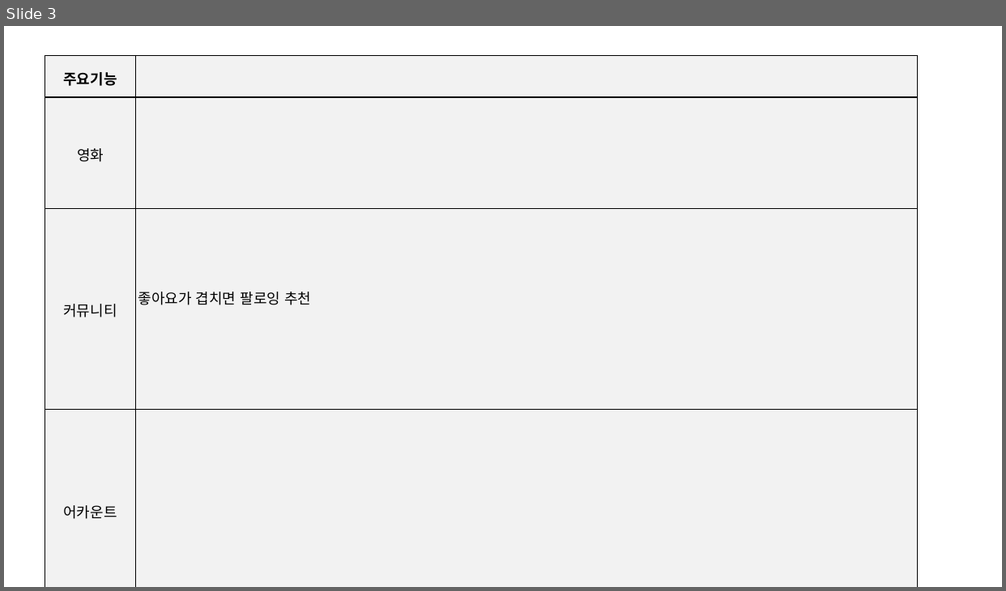
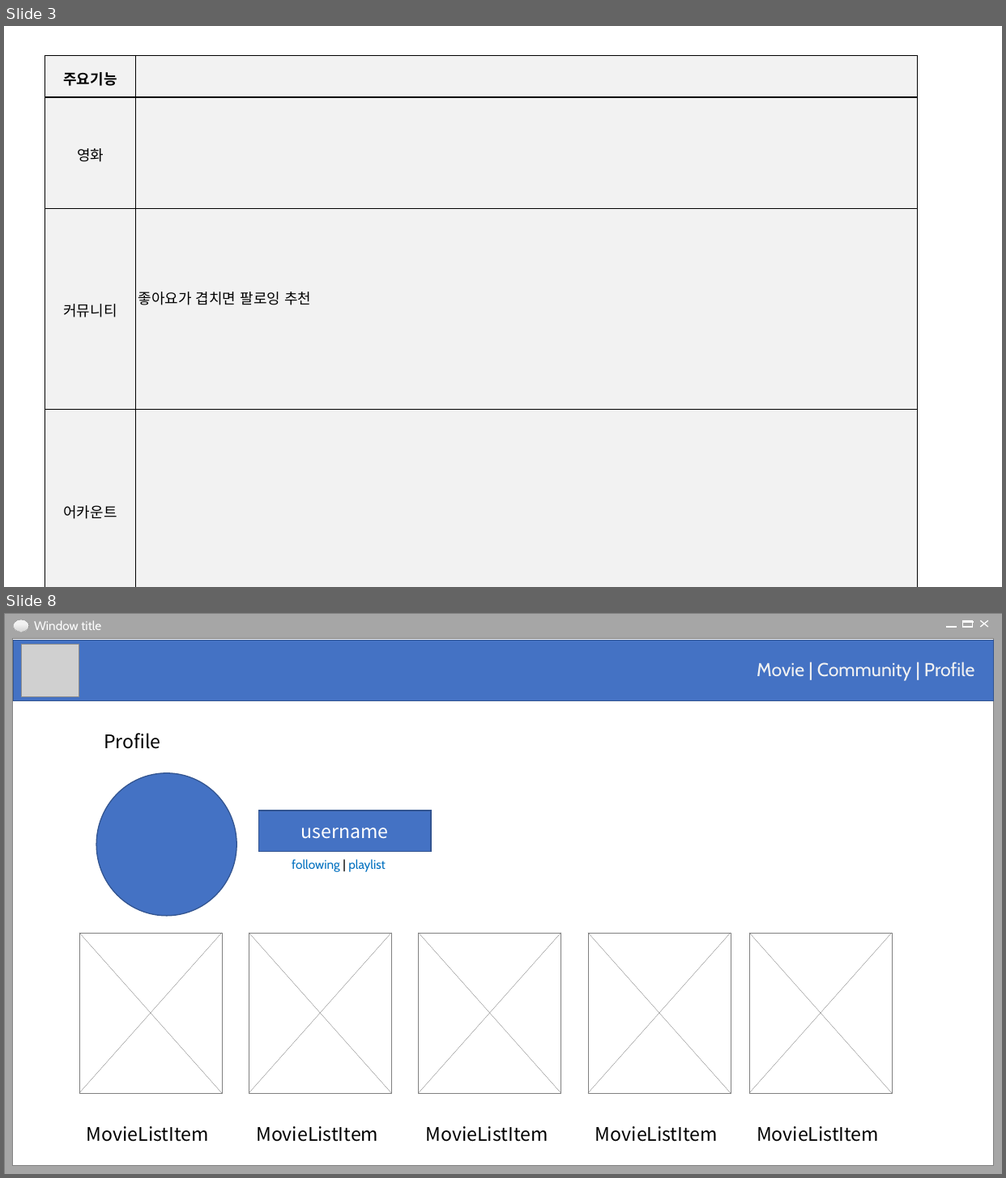
Before and after one commit to Whitepaperone/MovieConstellation, a slide deck: readme.pptx. Shown one above the other, each under a label of ours: slide 3 before the commit, slides 3 and 8 after it; the slides between them are not shown. The pictures are 1006x591 and 1006x1178 pixels, drawn with LibreOffice and Linux fonts; fonts in the diff are those of the drawing; grey boxes stand for pictures. Boxes give left, top, right and bottom in pixels: in the first picture for what was removed or moved away, otherwise in the second. Text is boxed around its words. In the diff, an @@ line names an element or a change of style, - is before the commit and + after.

```diff
--- a/readme.pptx
+++ b/readme.pptx
@@ slide 8 added at (4,613,1002,1174), background #FFFFFF @@
@@ group added at (4,613,1002,1174): 5 rectangles, 2 lines, 1 text, 1 ellipse @@
+Window title
@@ rectangle added at (13,640,994,700), fill #4472C4, outline #325491 1 pt @@
@@ picture added at (21,645,79,697) @@
@@ text added at (756,662,974,681), 18 pt, text #F2F2F2 @@
+Movie | Community | Profile
@@ text added at (104,733,161,749), 18 pt, text #000000 @@
+Profile
@@ ellipse added at (97,773,236,916), fill #4472C4, outline #325491 1 pt @@
@@ rectangle added at (259,811,432,852), fill #4472C4, outline #325491 1 pt, 18 pt, text #FFFFFF @@
+username
@@ text added at (292,859,385,872), 12 pt, text #0070C0 @@
+following | playlist
@@ rectangle added at (79,933,222,1093), fill #FFFFFF, outline #808080 0.25 pt @@
@@ line added from (79, 933) to (222, 1093), #808080 0.25 pt @@
@@ line added from (79, 1093) to (222, 933), #808080 0.25 pt @@
@@ rectangle added at (249,933,392,1093), fill #FFFFFF, outline #808080 0.25 pt @@
@@ line added from (249, 933) to (392, 1093), #808080 0.25 pt @@
@@ line added from (249, 1093) to (392, 933), #808080 0.25 pt @@
@@ rectangle added at (419,933,562,1093), fill #FFFFFF, outline #808080 0.25 pt @@
@@ line added from (419, 933) to (561, 1093), #808080 0.25 pt @@
@@ line added from (419, 1093) to (561, 933), #808080 0.25 pt @@
@@ rectangle added at (588,933,731,1093), fill #FFFFFF, outline #808080 0.25 pt @@
@@ line added from (588, 933) to (731, 1093), #808080 0.25 pt @@
@@ line added from (588, 1093) to (731, 933), #808080 0.25 pt @@
@@ rectangle added at (750,933,893,1093), fill #FFFFFF, outline #808080 0.25 pt @@
@@ line added from (750, 933) to (892, 1093), #808080 0.25 pt @@
@@ line added from (750, 1093) to (892, 933), #808080 0.25 pt @@
@@ text added at (87,1127,209,1142), 18 pt, text #000000 @@
+MovieListItem
@@ text added at (256,1127,378,1142), 18 pt, text #000000 @@
+MovieListItem
@@ text added at (426,1127,548,1142), 18 pt, text #000000 @@
+MovieListItem
@@ text added at (595,1127,718,1142), 18 pt, text #000000 @@
+MovieListItem
@@ text added at (756,1127,879,1142), 18 pt, text #000000 @@
+MovieListItem
```
Also in this commit, not shown: 4 slides changed, 3 other slides added, 4 other files.
